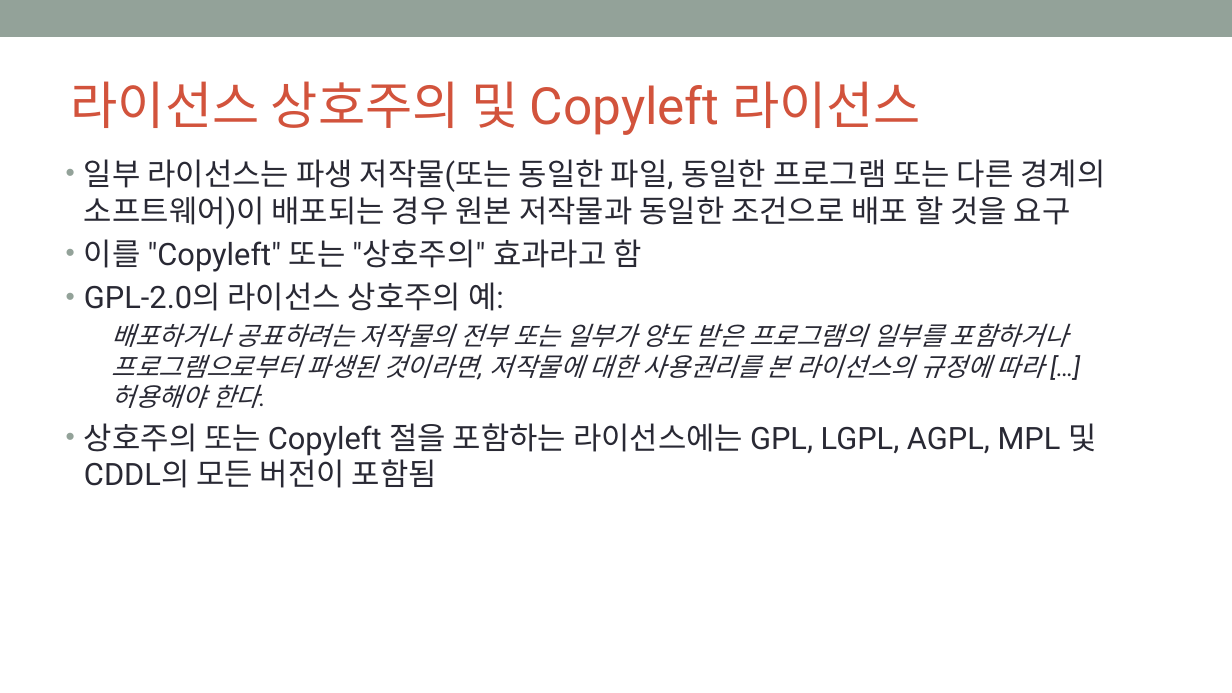
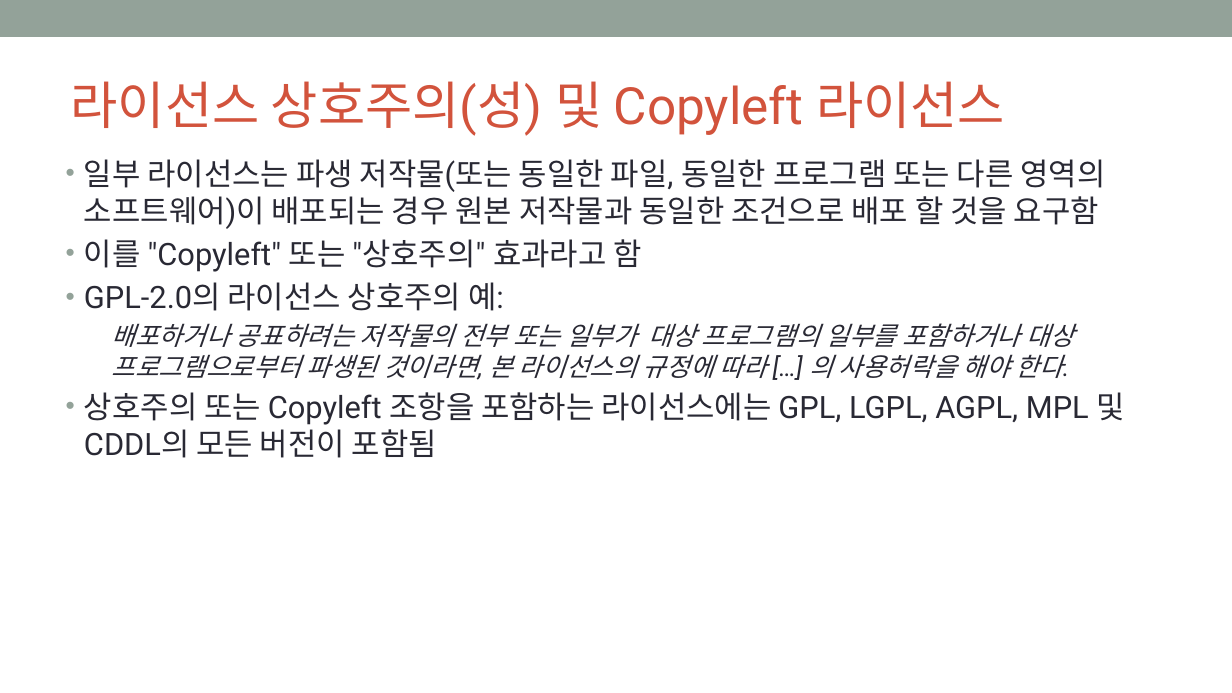
Before and after one commit to OpenChain-KWG/Curriculum-Translation-KR, a slide deck: slide 15 of target/slides/openchain-curriculum-for-1-1.pptx. Drawn at 1232x693 pixels with LibreOffice and Linux fonts; fonts in the diff are those of the drawing; background and template pictures are left out. Boxes give left, top, right and bottom in pixels: in the first picture for what was removed or moved away, otherwise in the second. Text is boxed around its words. In the diff, an @@ line names an element or a change of style, - is before the commit and + after.

```diff
--- a/target/slides/openchain-curriculum-for-1-1.pptx
+++ b/target/slides/openchain-curriculum-for-1-1.pptx
@@ title at bbox=[71, 81, 1005, 136]: text changed @@
-라이선스 상호주의 및 Copyleft 라이선스
+라이선스 상호주의(성) 및 Copyleft 라이선스
@@ text at bbox=[84, 159, 1105, 229]: text changed @@
-• 일부 라이선스는 파생 저작물(또는 동일한 파일, 동일한 프로그램 또는 다른 경계의 소프트웨어)이 배포되는 경우 원본 저작물과 동일한 조건으로 배포 할 것을 요구
+• 일부 라이선스는 파생 저작물(또는 동일한 파일, 동일한 프로그램 또는 다른 영역의 소프트웨어)이 배포되는 경우 원본 저작물과 동일한 조건으로 배포 할 것을 요구함
@@ text at bbox=[84, 323, 1125, 458]: text changed @@
-  배포하거나 공표하려는 저작물의 전부 또는 일부가 양도 받은 프로그램의 일부를 포함하거나 프로그램으로부터 파생된 것이라면, 저작물에 대한 사용권리를 본 라이선스의 규정에 따라 […] 허용해야 한다.
-• 상호주의 또는 Copyleft 절을 포함하는 라이선스에는 GPL, LGPL, AGPL, MPL 및 CDDL의 모든 버전이 포함됨
+  배포하거나 공표하려는 저작물의 전부 또는 일부가 대상 프로그램의 일부를 포함하거나 대상 프로그램으로부터 파생된 것이라면, 본 라이선스의 규정에 따라 […] 의 사용허락을 해야 한다.
+• 상호주의 또는 Copyleft 조항을 포함하는 라이선스에는 GPL, LGPL, AGPL, MPL 및 CDDL의 모든 버전이 포함됨
```
Also in this commit, not shown: 53 other slides changed, 14 slides added, 14 slides removed, 8 other files.
